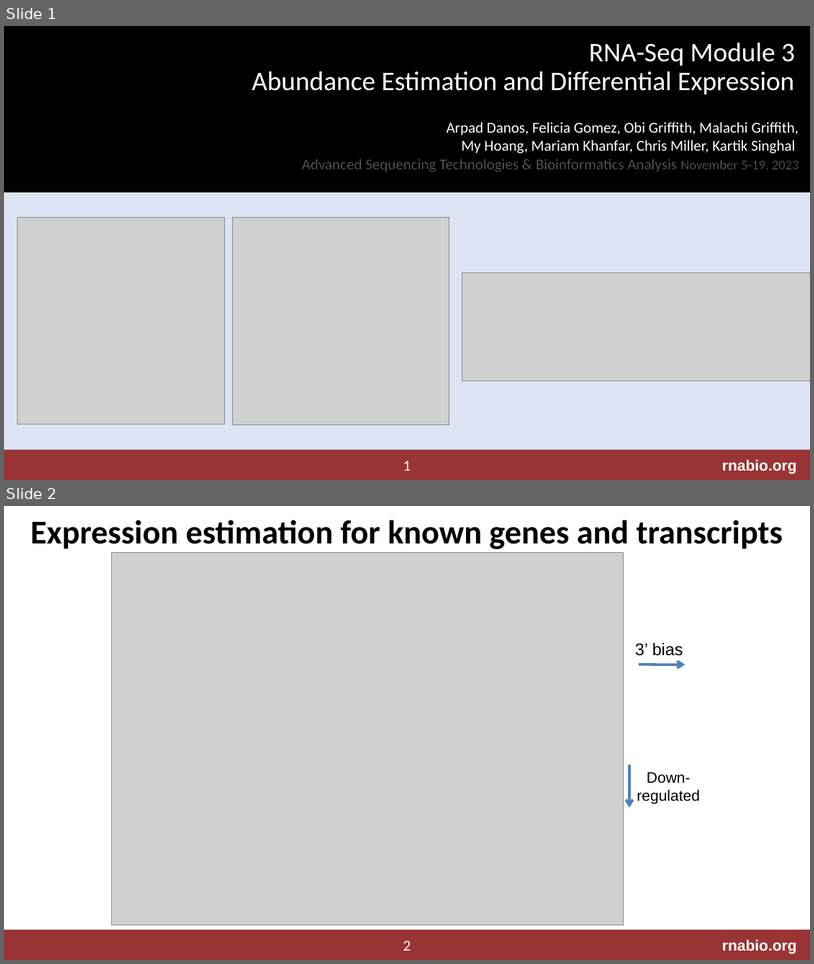
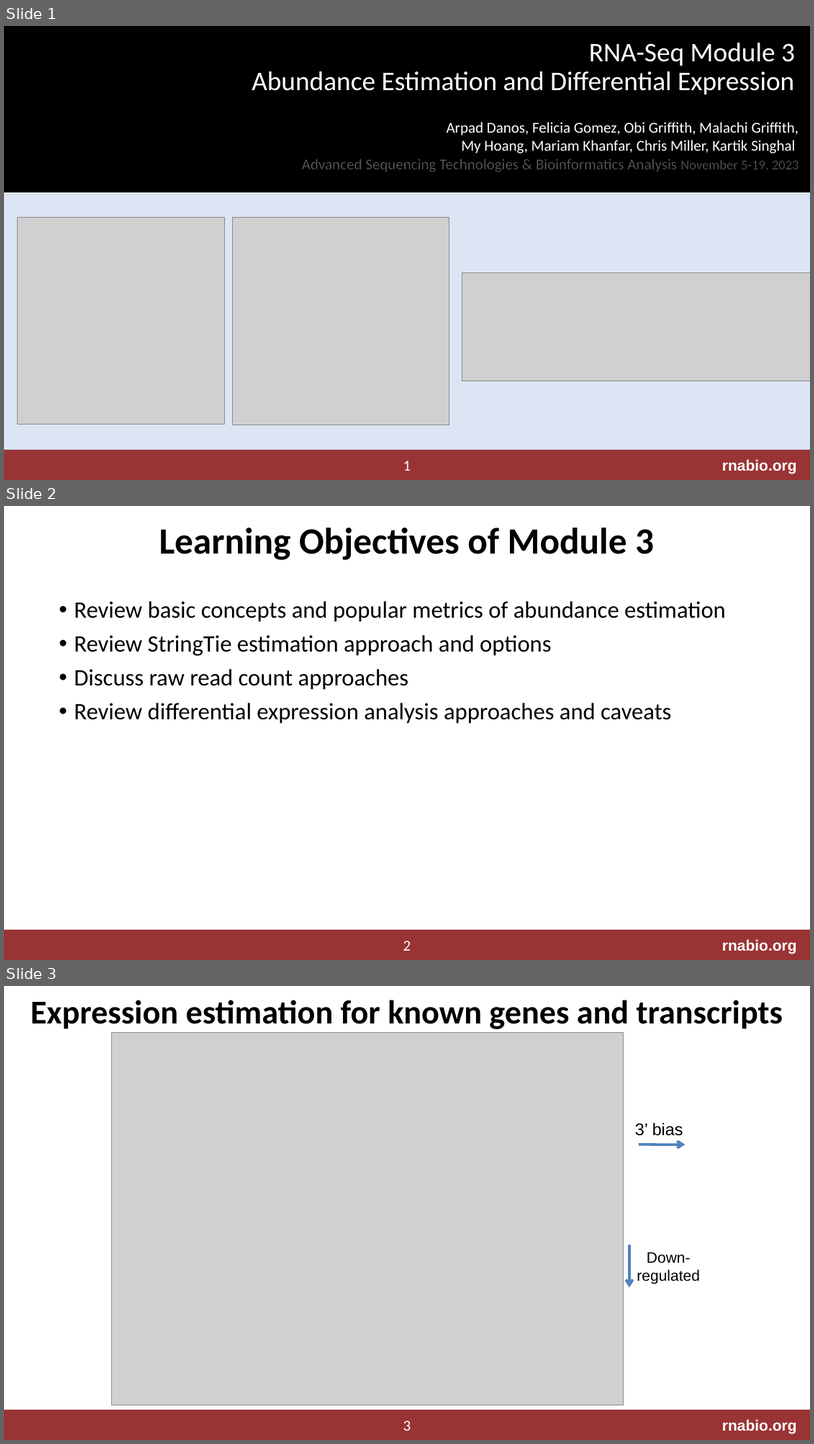
Before and after one commit to griffithlab/rnabio.org, a slide deck: assets/lectures/cshl/2023/full/RNASeq_Module3_AbundanceEstimation_DifferentialExpression.pptx. Shown one above the other, each under a label of ours: slides 1 and 2 before the commit, slides 1, 2 and 3 after it. The pictures are 814x964 and 814x1444 pixels, drawn with LibreOffice and Linux fonts; fonts in the diff are those of the drawing; grey boxes stand for pictures; background and template pictures are left out. Boxes give left, top, right and bottom in pixels: in the first picture for what was removed or moved away, otherwise in the second. Text is boxed around its words. In the diff, an @@ line names an element or a change of style, - is before the commit and + after.

```diff
--- a/assets/lectures/cshl/2023/full/RNASeq_Module3_AbundanceEstimation_DifferentialExpression.pptx
+++ b/assets/lectures/cshl/2023/full/RNASeq_Module3_AbundanceEstimation_DifferentialExpression.pptx
@@ slide 2 added at [4, 506, 810, 960], background #FFFFFF; not listed: 3 template elements that a slide beside it also shows @@
@@ title added at [160, 528, 654, 560], 44 pt, text #000000, bold @@
+Learning Objectives of Module 3
@@ text added at [74, 601, 726, 723], 28 pt, text #000000 @@
+• Review basic concepts and popular metrics of abundance estimation
+• Review StringTie estimation approach and options
+• Discuss raw read count approaches
+• Review differential expression analysis approaches and caveats
@@ what was slide 2 is now slide 3 @@
@@ page number at [404, 1420, 412, 1430]: text changed @@
-2
+3
```
Also in this commit, not shown: 4 slides changed, 1 other slide added, 7 other files.
